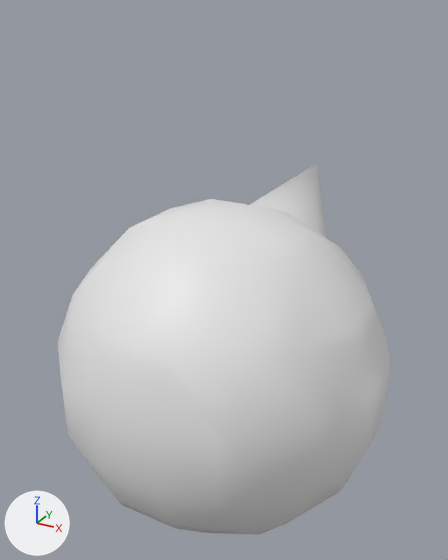
Before and after pictures for a commit that changed the Blender file モデル/Tunomaru.blend.
The view is the same before and after, from a 50 mm camera at (1.84, -3.32, 2.3) aimed at (-0.1, 0.19, 0.54). Every picture has the same lights, and +X, +Y and +Z are marked at lower left. Materials are left out; every surface is plain grey.

Before the edit, the objects in view are built like this:
```python
me_mesh = bpy.data.meshes.new('Mesh')
me_mesh.from_pydata(...)  # 144 vertices, 170 faces; spans x -1.12..1.12, y -1.12..1.12, z -1.12..1.12
me_mesh.polygons.foreach_set('use_smooth', [True] * 170)
me_円錐 = bpy.data.meshes.new('円錐')
me_円錐.from_pydata(...)  # a 32-sided cone pointing to +z spanning x -1.0..1.0, y -1.0..1.0, z -1.0..1.0
me_円錐.polygons.foreach_set('use_smooth', [True] * 33)
ob_メタボール_001 = bpy.data.objects.new('メタボール.001', me_mesh)
ob_メタボール_001.location = (0.0, 0.0, 0.0)
ob_円錐 = bpy.data.objects.new('円錐', me_円錐)
ob_円錐.location = (0.0, 1.2, 0.8)
ob_円錐.rotation_euler = (0.0, -0.925, -1.623)  # degrees (0, -53, -93)
ob_円錐.scale = (0.5, 0.5, 0.5)
```
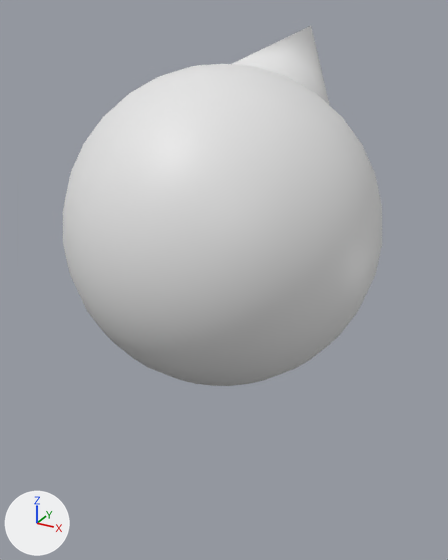
Boxes (x1, y1, x2, y2) around the edits, measured in the pictures (448 x 560 px):
'メタボール.001', deleted
    before: (58, 199, 390, 534)
'Sphere.001', added
    after: (63, 64, 382, 386)
'円錐', moved, turned, rescaled
    before: (250, 163, 326, 238)
    after: (232, 26, 329, 105)

The change, as a list of edits to the scene's bpy script:
```text
Add me_sphere_010:
    me_sphere_010.from_pydata(...)  # a UV sphere (32 segments, 16 rings, poles along z) spanning x -1.0..1.0, y -1.0..1.0, z -1.0..1.0
    me_sphere_010.polygons.foreach_set('use_smooth', [True] * 512)
Change ob_円錐:
    ob_円錐.location: (0.0, 1.2, 0.8) -> (0.0, 0.835, 1.777)
    ob_円錐.rotation_euler: (0.0, -0.925, -1.623) -> (-0.917, 0.0, 0.0)  # degrees (0, -53, -93) -> degrees (-53, 0, 0)
    ob_円錐.scale: (0.5, 0.5, 0.5) -> (0.681, 0.648, 0.656)
Remove ob_メタボール_001:
    ob_メタボール_001 = bpy.data.objects.new('メタボール.001', me_mesh)
    ob_メタボール_001.location = (0.0, 0.0, 0.0)
Add ob_sphere_001:
    ob_sphere_001 = bpy.data.objects.new('Sphere.001', me_sphere_010)
    ob_sphere_001.location = (0.0, 0.0, 1.0)
```
